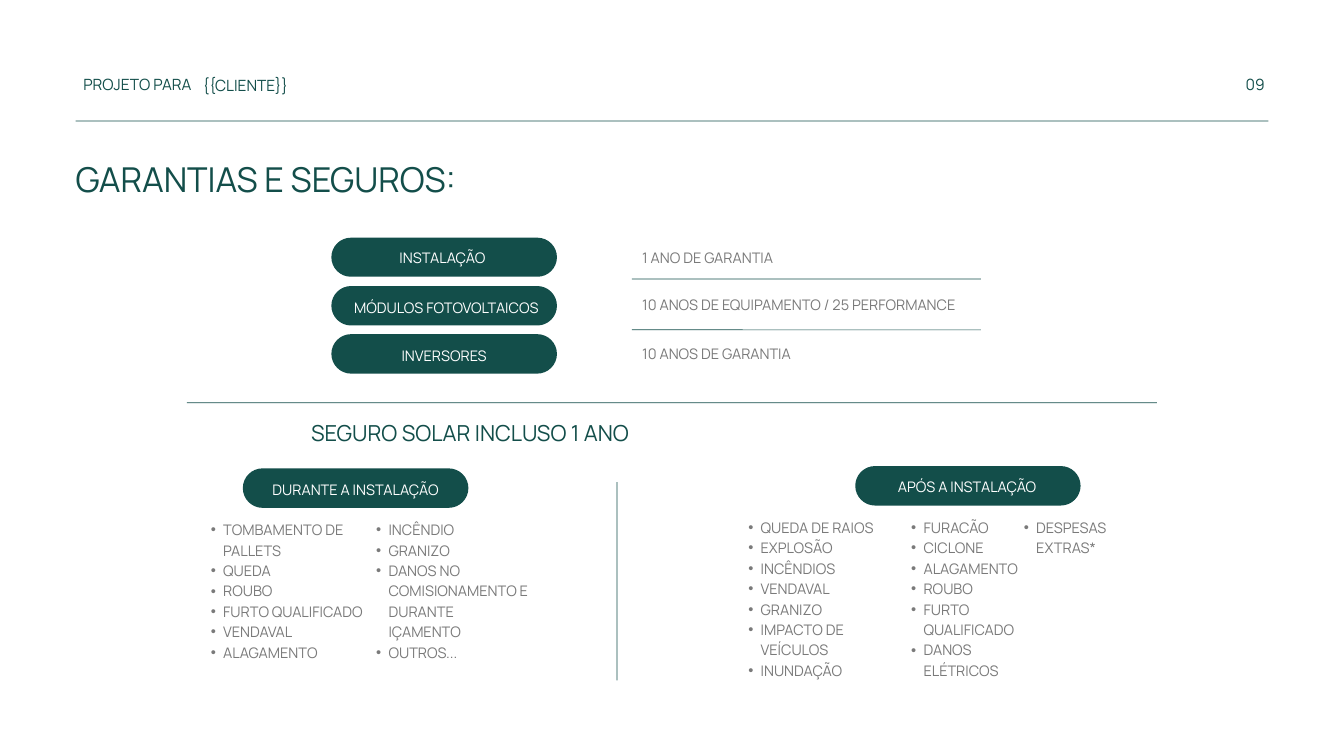
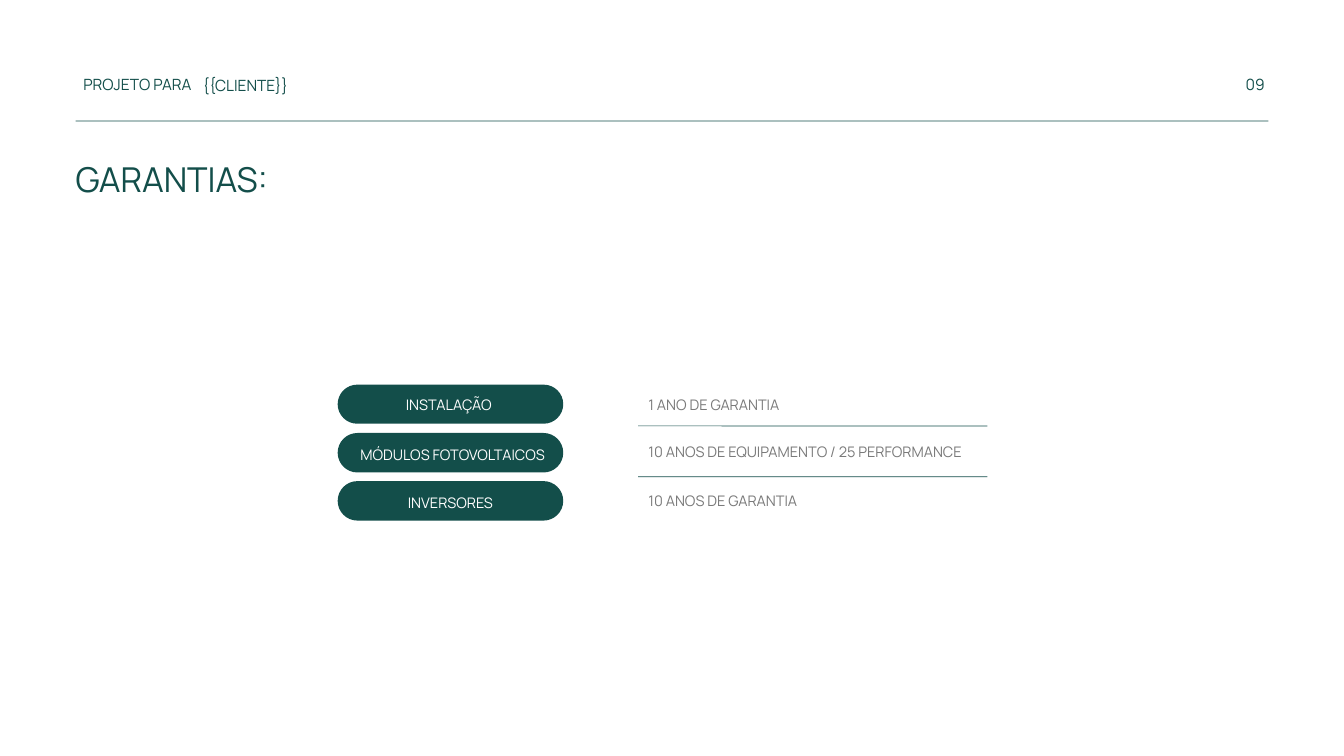
Before and after one commit to Jhtonel/proposta_solar, a slide deck: slide 9 of templates/modelo.pptx. Drawn at 1344x756 pixels with LibreOffice and Linux fonts; fonts in the diff are those of the drawing. Boxes give left, top, right and bottom in pixels: in the first picture for what was removed or moved away, otherwise in the second. Text is boxed around its words. In the diff, an @@ line names an element or a change of style, - is before the commit and + after.

```diff
--- a/templates/modelo.pptx
+++ b/templates/modelo.pptx
@@ text at bbox=[76, 167, 268, 193]: text changed @@
-GARANTIAS E SEGUROS:
+GARANTIAS:
@@ line removed from (187, 403) to (1157, 403) @@
@@ text removed at bbox=[311, 424, 629, 442] @@
-SEGURO SOLAR INCLUSO 1 ANO
@@ 6 texts, 3 freeform shapes, 2 lines: place and size @@
-6 texts, 3 freeform shapes, 2 lines at bbox=[331, 238, 981, 374]
+6 texts, 3 freeform shapes, 2 lines at bbox=[338, 384, 987, 521]
@@ freeform shape removed at bbox=[243, 468, 468, 508] @@
@@ freeform shape removed at bbox=[855, 466, 1081, 506] @@
@@ text removed at bbox=[898, 479, 1036, 496] @@
-APÓS A INSTALAÇÃO
@@ text removed at bbox=[272, 482, 439, 499] @@
-DURANTE A INSTALAÇÃO
@@ line removed from (617, 482) to (617, 680) @@
@@ text removed at bbox=[223, 524, 363, 658] @@
-  • TOMBAMENTO DE PALLETS
-  • QUEDA
-  • ROUBO
-  • FURTO QUALIFICADO
-  • VENDAVAL
-  • ALAGAMENTO
@@ text removed at bbox=[389, 522, 528, 658] @@
-  • INCÊNDIO
-  • GRANIZO
-  • DANOS NO COMISIONAMENTO E DURANTE IÇAMENTO
-  • OUTROS...
@@ text removed at bbox=[761, 522, 873, 680] @@
-  • QUEDA DE RAIOS
-  • EXPLOSÃO
-  • INCÊNDIOS
-  • VENDAVAL
-  • GRANIZO
-  • IMPACTO DE VEÍCULOS
-  • INUNDAÇÃO
@@ text removed at bbox=[924, 520, 1018, 676] @@
-  • FURACÃO
-  • CICLONE
-  • ALAGAMENTO
-  • ROUBO
-  • FURTO QUALIFICADO
-  • DANOS ELÉTRICOS
@@ text removed at bbox=[1036, 522, 1106, 553] @@
-  • DESPESAS EXTRAS*
```
Also in this commit, not shown: 1 other slide changed, 8 other files.
